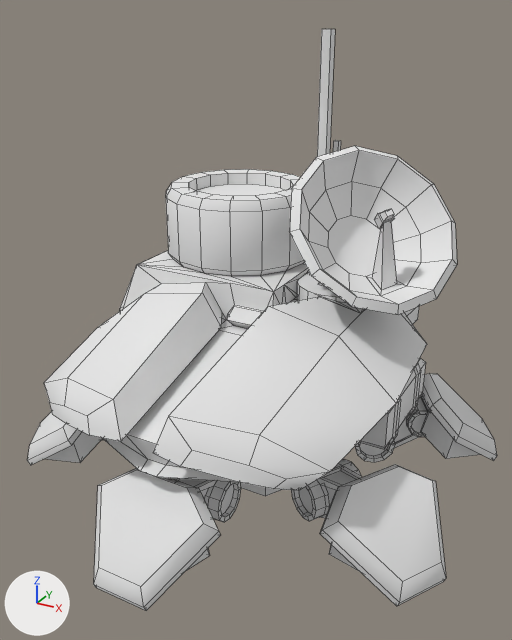
Before and after pictures for a commit that changed the Blender file client/Assets/Models/Generals/BlendModels/Adren-LN.blend.
Before and after are seen from a 50 mm camera at (10.14, -18.94, 14.59) aimed at (0.08, -0.65, 5.44). Every picture has the same lights, and +X, +Y and +Z are marked at lower left. Both versions are drawn at frame 6 of the action 'Attack_00'; the numbers are the values there. Mesh edges are drawn as thin lines.
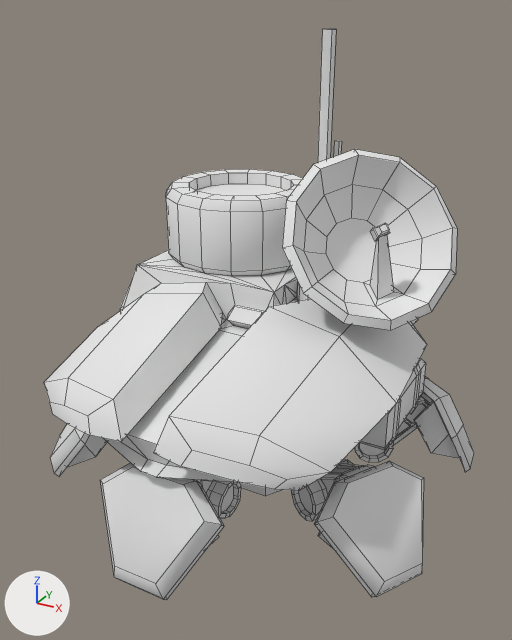
What differs and where, as boxes [x1, y1, x2, y2] in the pictures (512 x 640 px; the box of a moved part takes in the faces that stretch with it):
'mesh02', reshaped (8% narrower): before [27, 29, 497, 611]; after [44, 29, 474, 600]
part 1 of me_mesh02, moved or reshaped: before [94, 468, 220, 611]; after [100, 463, 224, 600]
part 2 of me_mesh02, moved or reshaped: before [289, 146, 457, 315]; after [282, 149, 457, 330]
part 3 of me_mesh02, moved or reshaped: before [27, 373, 497, 606]; after [50, 376, 474, 597]

The edits, one by one:
me_mesh02 is used by ob_mesh02; location (0.0, 0.0, 0.0); rotation (1.571, 0.0, 0.0), in degrees (90, 0, 0).
me_mesh02 had 2230 vertices, 2106 faces and spanned x -7.5..7.5, y 0.1..14.0, z -8.1..8.1.
me_mesh02 now has 2230 vertices, 2106 faces and spans x -6.8..6.8, y -0.4..14.0, z -7.3..7.4.
me_mesh02 part 1: the loose piece of 40 vertices spanning x -2.1..2.1, y 0.1..2.7, z 5.4..8.1 is turned 20.6 degrees about the x axis through its middle, then moved by (0.0, 0.0, -0.3).
me_mesh02 part 2: the loose piece of 102 vertices spanning x 1.3..5.7, y 6.5..10.8, z -2.7..2.1 is multiplied about its middle by the matrix ((0.996, 0.046, -0.072), (-0.056, 0.988, -0.145), (0.064, 0.149, 0.987)), then moved by (0.1, -0.2, 0.4).
me_mesh02 part 3: 1290 of 2230 vertices moved; they spanned x -7.5..7.5, y 0.1..3.7, z -8.1..6.0 and now span x -6.8..6.8, y -0.4..3.3, z -7.3..5.8; mean shift (0.0, 0.2, 0.0); largest move (-6.6, 0.1, 4.7) -> (-5.7, -0.4, 4.3).
